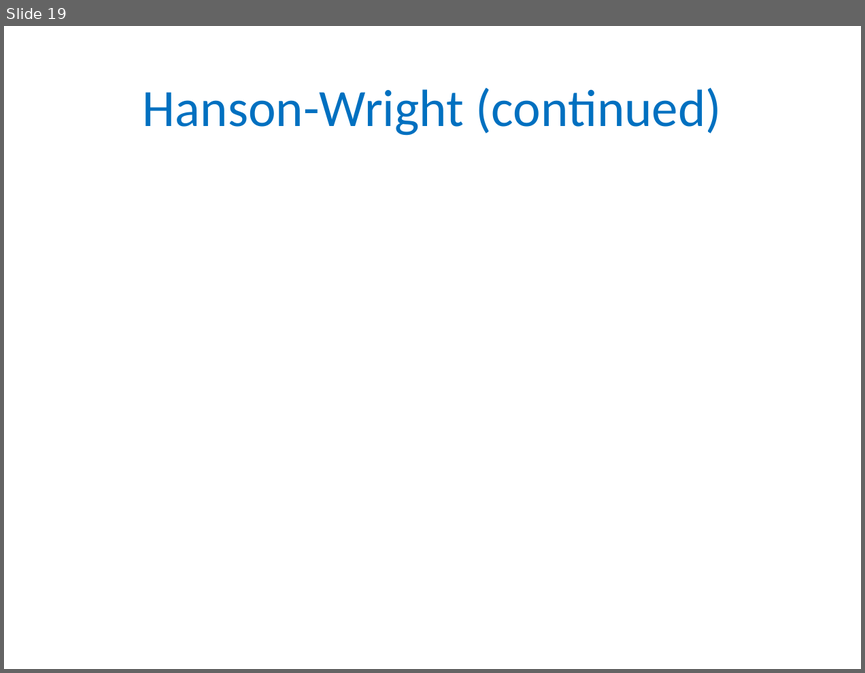
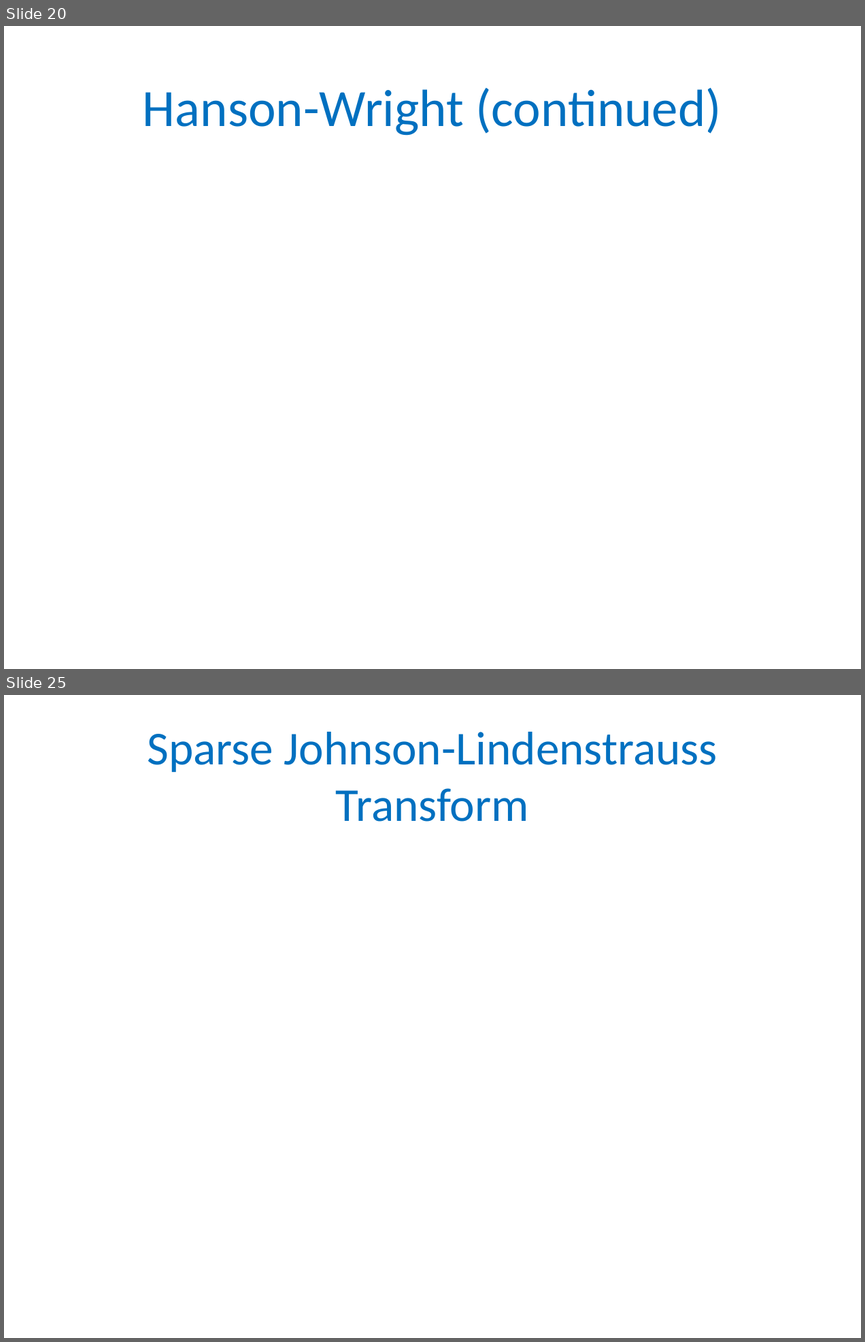
Before and after one commit to gyaroslavtsev/gyaroslavtsev.github.io, a slide deck: big-data/lecture05.pptx. Shown one above the other, each under a label of ours: slide 19 before the commit, slides 20 and 25 after it; the slides between them are not shown. The pictures are 865x673 and 865x1342 pixels, drawn with LibreOffice and Linux fonts; fonts in the diff are those of the drawing; grey boxes stand for pictures. Boxes give left, top, right and bottom in pixels: in the first picture for what was removed or moved away, otherwise in the second. Text is boxed around its words. In the diff, an @@ line names an element or a change of style, - is before the commit and + after.

```diff
--- a/big-data/lecture05.pptx
+++ b/big-data/lecture05.pptx
@@ slide 25 added at box(4, 695, 861, 1338), background #FFFFFF @@
@@ title added at box(147, 732, 717, 821), 39.6 pt, text #0070C0 @@
+Sparse Johnson-Lindenstrauss Transform
@@ what was slide 19 is now slide 20 @@
```
Also in this commit, not shown: 12 other slides added, 3 other files.
